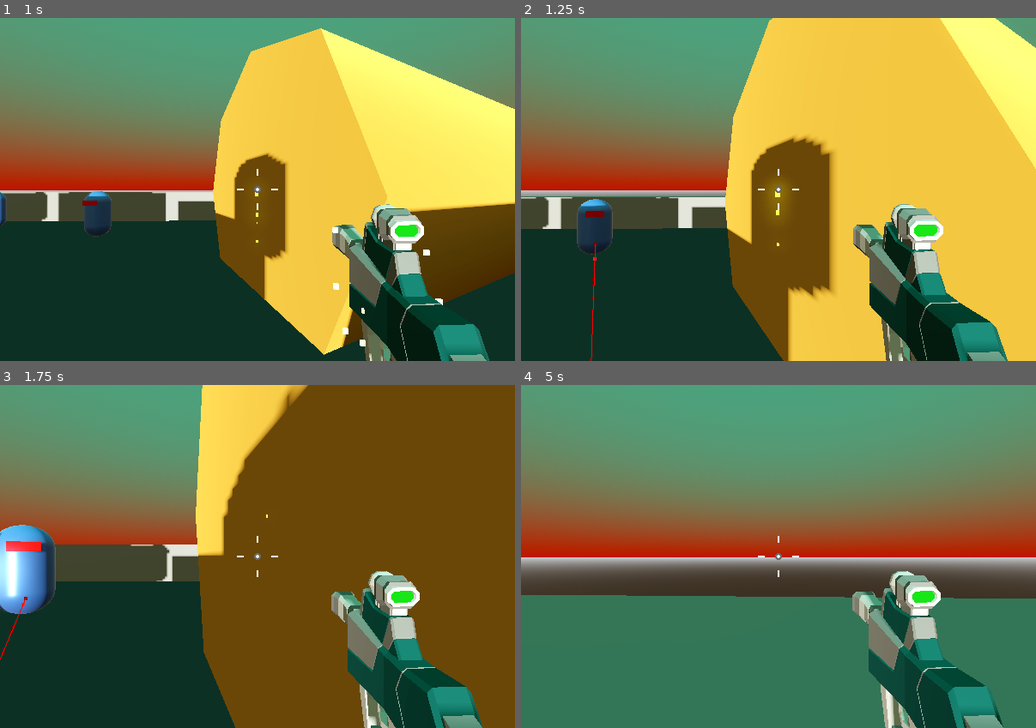
Above: before the commit, frames 1-4 (two rows, left to right).
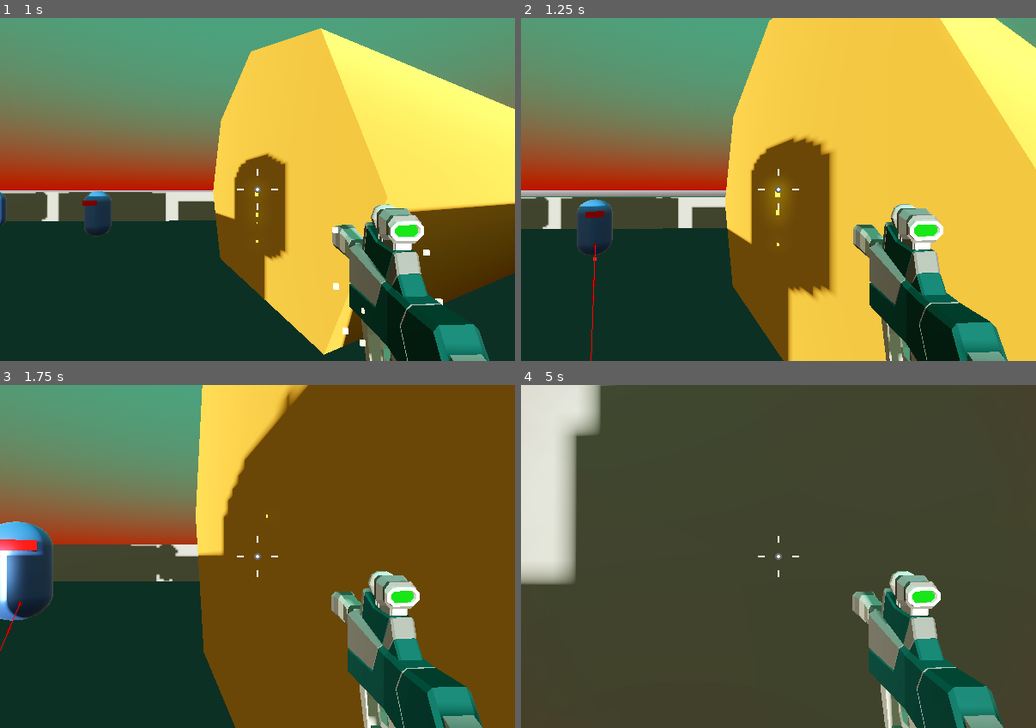
Above: after the commit, the same moments.

Repository: tiagoskaterock/robo-rampage-3d
Game: Godot game, scene res://Levels/Sandbox.tscn
Two runs of this game, one before a commit and one after it. Both use one fixed random seed, a clock stepped at 60 frames per second and the inputs below.
Inputs (mouse positions are in pixels of both pictures, inside the frame that each line leads up to):
- Up to frame 1 (1 s): move the mouse to (283, 189) at 0.52 s; press the mouse at (283, 189) at 0.53 s; hold Keypad 5 (up) from 0.53 s (still down); tap Keypad 0 (jump) at 0.77 s
- Up to frame 2 (1.25 s): keep holding Keypad 5 (up)
- Up to frame 3 (1.75 s): keep holding Keypad 5 (up); move the mouse to (231, 556) at 1.27 s; release the mouse at (231, 556) at 1.28 s; click (231, 556) at 1.35 s; tap Keypad 0 (jump) at 1.52 s
- Up to frame 4 (5 s): keep holding Keypad 5 (up); move the mouse to (788, 549) at 2.02 s; press the mouse at (788, 549) at 2.03 s; move the mouse to (773, 563) at 2.77 s; release the mouse at (773, 563) at 2.78 s; click (773, 563) at 2.85 s; tap Keypad 0 (jump) at 3.02, 3.77, 4.52 s; move the mouse to (819, 559) at 3.52 s; press the mouse at (819, 559) at 3.53 s; move the mouse to (737, 553) at 4.27 s; release the mouse at (737, 553) at 4.28 s; click (737, 553) at 4.35 s

Frame 1 is identical in both runs. In frame 2, less than 0.1% of the frame differs, in the area x 10-30%, y 52-100%; in frame 3, 2.3%; in frame 4, 86%, in the area x 0-100%, y 0-100%.

Commit message:
Enemy death screen

Diff:
--- a/Enemy/enemy.gd
+++ b/Enemy/enemy.gd
@@ -1,7 +1,7 @@
 extends CharacterBody3D
 class_name Enemy
 
-const SPEED = 3.0
+const SPEED = 4.0
 const JUMP_VELOCITY = 4.5
 
 @export var max_hitpoints := 100
@@ -19,12 +19,14 @@
 var distance
 var provoked := false
 var aggro_range := 12.0
+var pre_death_scream = preload("res://FX/enemy_death_scream.tscn")
 var hitpoints: int = max_hitpoints:
 	set(value):
 		hitpoints = value
 		if hitpoints <= 0:
-			queue_free()
+			die()
 		provoked = true
+
 
 func _ready():
 	player = get_tree().get_first_node_in_group("player")
@@ -38,7 +40,6 @@
 func _physics_process(delta):
 	var next_position = navigation_agent_3d.get_next_path_position()
 
-	# Add the gravity.
 	if not is_on_floor():
 		velocity.y -= gravity * delta
 
@@ -66,10 +67,12 @@
 	move_and_slide()
 
 
+
 func look_at_target(direction: Vector3) -> void:
 	var ajusted_direction = direction
 	ajusted_direction.y = 0
 	look_at(global_position + ajusted_direction, Vector3.UP, true)
+
 
 
 func attack() -> void:
@@ -86,3 +89,14 @@
 	var pre_roar = preload("res://FX/enemy_roar.tscn")
 	var roar = pre_roar.instantiate()
 	sandbox.add_child(roar)
+
+
+func die():
+	var death_scream = pre_death_scream.instantiate()
+	get_parent().add_child(death_scream)
+	set_physics_process(false)
+	$TimerToDie.start()
+
+
+func _on_timer_to_die_timeout():
+	queue_free()
--- a/Enemy/enemy.tscn
+++ b/Enemy/enemy.tscn
@@ -141,3 +141,8 @@
 libraries = {
 "": SubResource("AnimationLibrary_k1c5k")
 }
+
+[node name="TimerToDie" type="Timer" parent="."]
+wait_time = 2.0
+
+[connection signal="timeout" from="TimerToDie" to="." method="_on_timer_to_die_timeout"]
--- /dev/null
+++ b/FX/enemy_death_scream.tscn
@@ -0,0 +1,9 @@
+[gd_scene load_steps=2 format=3 uid="uid://cha2x1t50f52e"]
+
+[ext_resource type="AudioStream" uid="uid://vyqdo5sdd7a7" path="res://FX/enemy-scream.mp3" id="1_8dtk8"]
+
+[node name="EnemyDeathScream" type="AudioStreamPlayer3D"]
+stream = ExtResource("1_8dtk8")
+volume_db = 80.0
+autoplay = true
+max_polyphony = 8
--- /dev/null
+++ b/Levels/Sandbox.gd
@@ -0,0 +1,4 @@
+extends Node3D
+
+func _ready():
+	$AudioStreamPlayerStage.play()
--- a/Levels/Sandbox.tscn
+++ b/Levels/Sandbox.tscn
@@ -1,12 +1,14 @@
-[gd_scene load_steps=17 format=3 uid="uid://bqfuurbh1tu7v"]
+[gd_scene load_steps=19 format=3 uid="uid://bqfuurbh1tu7v"]
 
 [ext_resource type="PackedScene" uid="uid://db75qmu2iocgr" path="res://Player/player.tscn" id="1_t3iey"]
+[ext_resource type="Script" path="res://Levels/Sandbox.gd" id="1_xir6v"]
 [ext_resource type="Material" uid="uid://ja747rjvklco" path="res://Levels/Materials/orange_material_3d.tres" id="2_p1taj"]
 [ext_resource type="Script" path="res://Player/CrossHair.gd" id="3_0fitx"]
 [ext_resource type="Material" uid="uid://cj8d66f6srjxy" path="res://Levels/Materials/grey_material.tres" id="3_6de5n"]
 [ext_resource type="Material" uid="uid://bmdqk7qp0ncxn" path="res://Levels/Materials/yellow_material.tres" id="3_e8lmn"]
 [ext_resource type="PackedScene" uid="uid://dfqplfjus60wo" path="res://Enemy/enemy.tscn" id="6_ojd6m"]
 [ext_resource type="PackedScene" uid="uid://ck24o3123ltie" path="res://Player/game_over_menu.tscn" id="7_amrp6"]
+[ext_resource type="AudioStream" uid="uid://cvaaq783ehsj8" path="res://soundtrack/life-turns-to-history.mp3" id="9_632fa"]
 
 [sub_resource type="ProceduralSkyMaterial" id="ProceduralSkyMaterial_segxe"]
 sky_top_color = Color(0.230906, 0.511261, 0.393221, 1)
@@ -43,6 +45,7 @@
 albedo_color = Color(0.00114378, 0, 0.954673, 1)
 
 [node name="Sandbox" type="Node3D"]
+script = ExtResource("1_xir6v")
 
 [node name="WorldEnvironment" type="WorldEnvironment" parent="."]
 environment = SubResource("Environment_71j1q")
@@ -268,3 +271,7 @@
 transform = Transform3D(1, 0, 0, 0, 1, 0, 0, 0, 1, 4.20874, 2.61908, -12.8363)
 
 [node name="GameOverMenu" parent="." instance=ExtResource("7_amrp6")]
+
+[node name="AudioStreamPlayerStage" type="AudioStreamPlayer" parent="."]
+stream = ExtResource("9_632fa")
+volume_db = -11.277
Not shown, added: FX/enemy-scream.mp3.import
Not shown, added: soundtrack/life-turns-to-history.mp3.import
Not shown, added: FX/enemy-scream.mp3
Not shown, added: soundtrack/life-turns-to-history.mp3
